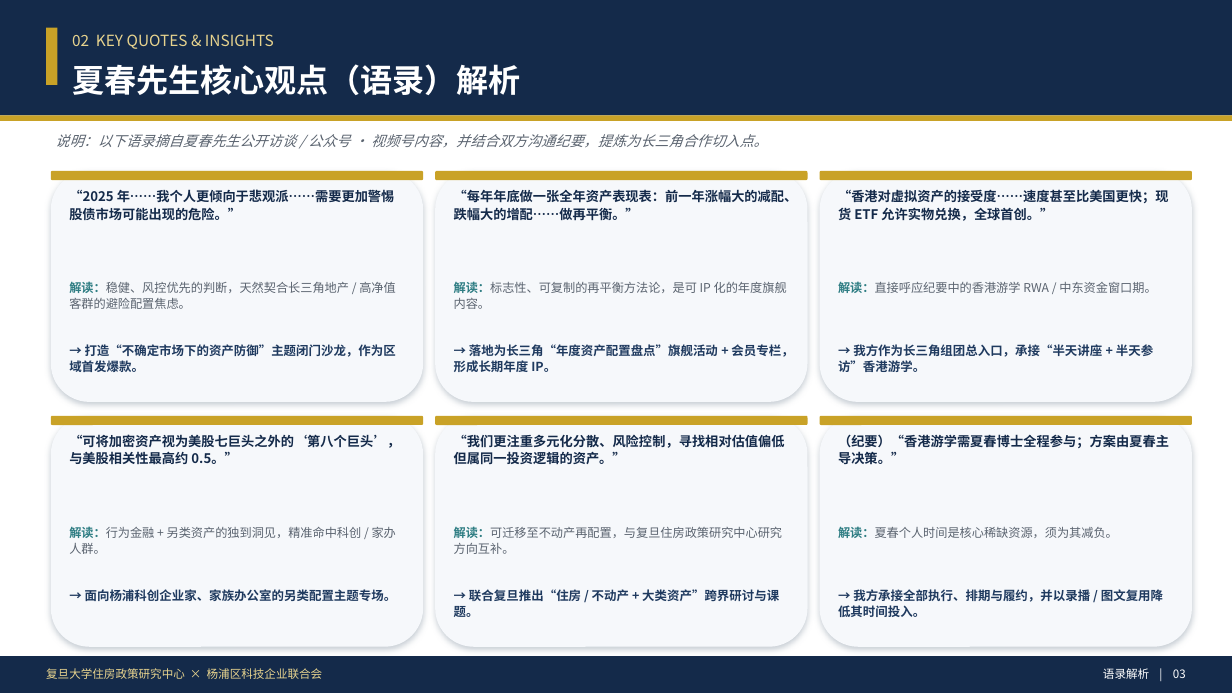
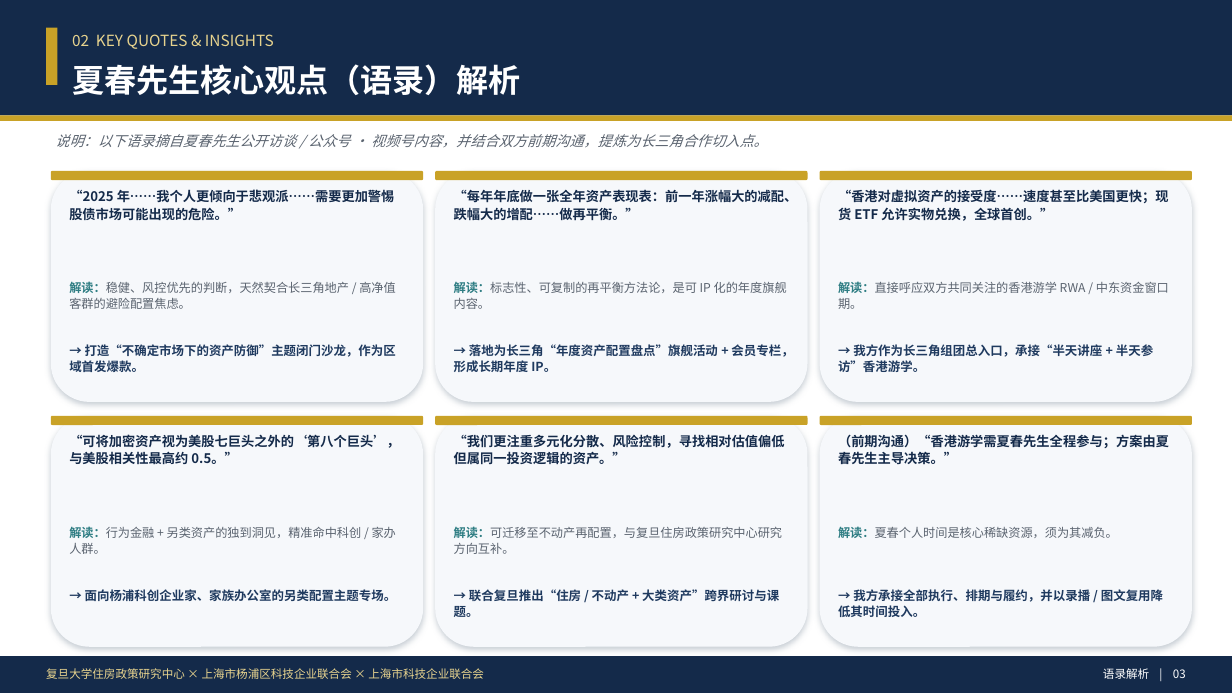
Before and after one commit to hujigang2010-maker/AIDEN, a slide deck: slide 4 of deliverables/夏春长三角战略合作建议方案.pptx. Drawn at 1232x693 pixels with LibreOffice and Linux fonts; fonts in the diff are those of the drawing. Boxes give left, top, right and bottom in pixels: in the first picture for what was removed or moved away, otherwise in the second. Text is boxed around its words. In the diff, an @@ line names an element or a change of style, - is before the commit and + after.

```diff
--- a/deliverables/夏春长三角战略合作建议方案.pptx
+++ b/deliverables/夏春长三角战略合作建议方案.pptx
@@ text at [55, 134, 768, 147]: text changed @@
-说明：以下语录摘自夏春先生公开访谈 / 公众号 · 视频号内容，并结合双方沟通纪要，提炼为长三角合作切入点。
+说明：以下语录摘自夏春先生公开访谈 / 公众号 · 视频号内容，并结合双方前期沟通，提炼为长三角合作切入点。
@@ text at [838, 281, 1169, 309]: text changed @@
-解读：直接呼应纪要中的香港游学 RWA / 中东资金窗口期。
+解读：直接呼应双方共同关注的香港游学 RWA / 中东资金窗口期。
@@ text at [838, 434, 1169, 464]: text changed @@
-（纪要）“香港游学需夏春博士全程参与；方案由夏春主导决策。”
+（前期沟通）“香港游学需夏春先生全程参与；方案由夏春先生主导决策。”
@@ text at [46, 668, 484, 679]: text changed @@
-复旦大学住房政策研究中心 × 杨浦区科技企业联合会
+复旦大学住房政策研究中心 × 上海市杨浦区科技企业联合会 × 上海市科技企业联合会
```
Also in this commit, not shown: 12 other slides changed, 3 other files.
